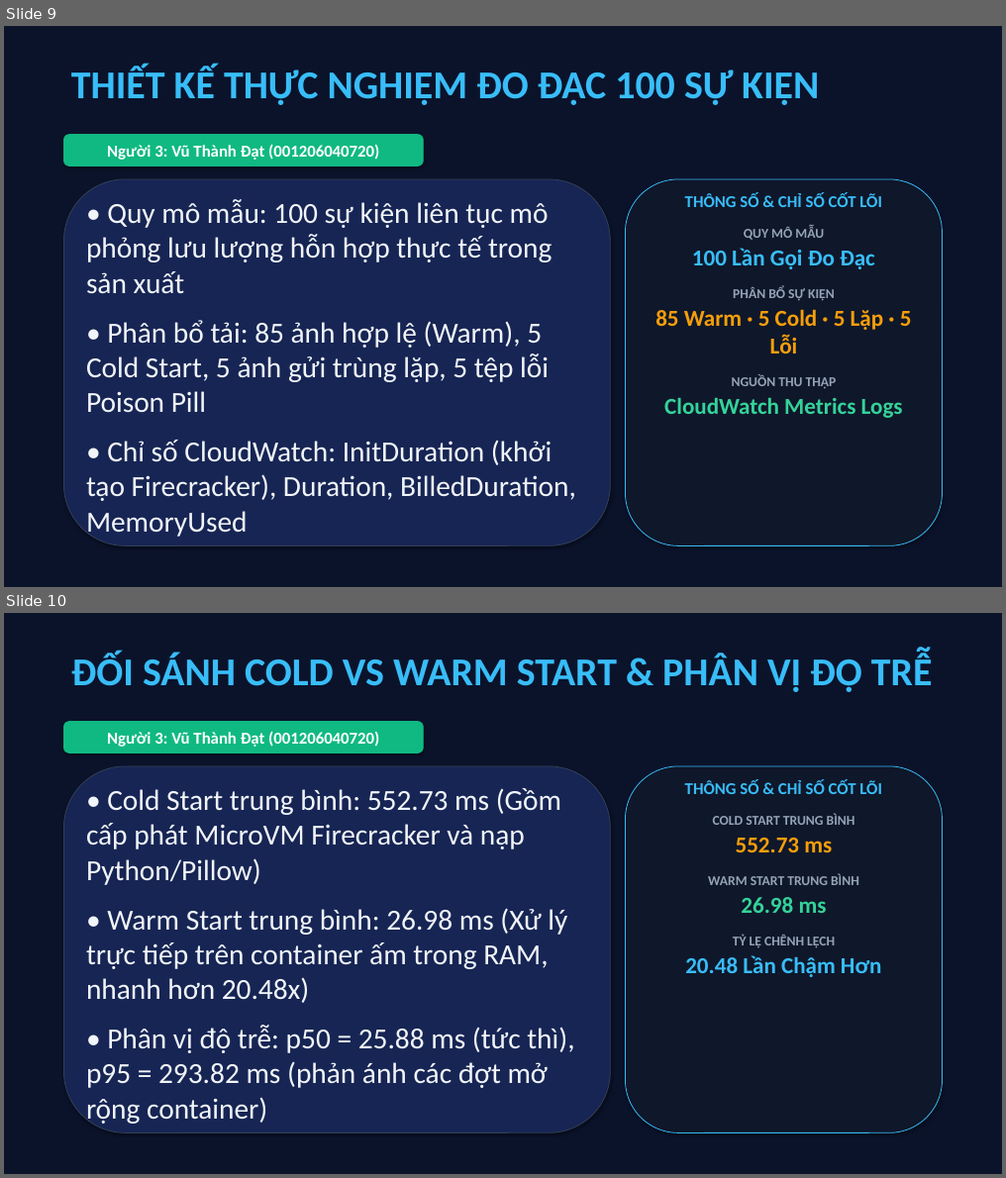
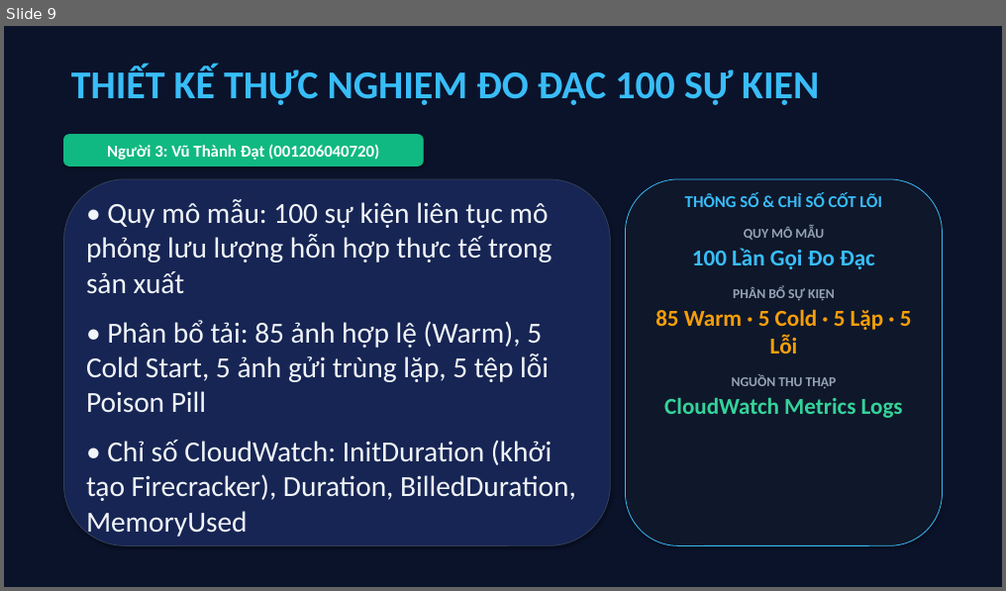
Before and after one commit to datdanghoccode/DTDM_XuLyAnh_Serverless, a slide deck: docs/DTDM_ThuyetTrinh_DeTai9.pptx. Shown one above the other, each under a label of ours: slides 9 and 10 before the commit, slide 9 after it. The pictures are 1006x1178 and 1006x591 pixels, drawn with LibreOffice and Linux fonts; fonts in the diff are those of the drawing. Boxes give left, top, right and bottom in pixels: in the first picture for what was removed or moved away, otherwise in the second. Text is boxed around its words. In the diff, an @@ line names an element or a change of style, - is before the commit and + after.

```diff
--- a/docs/DTDM_ThuyetTrinh_DeTai9.pptx
+++ b/docs/DTDM_ThuyetTrinh_DeTai9.pptx
@@ slide 10 removed at (4, 613, 1002, 1174), background #FFFFFF @@
@@ rectangle removed at (4, 613, 1002, 1174) @@
@@ text removed at (71, 653, 933, 692) @@
-ĐỐI SÁNH COLD VS WARM START & PHÂN VỊ ĐỘ TRỄ
@@ rounded rectangle removed at (63, 722, 423, 753) @@
-Người 3: Vũ Thành Đạt (001206040720)
@@ rounded rectangle removed at (63, 766, 611, 1134) @@
@@ text removed at (86, 788, 574, 1126) @@
-• Cold Start trung bình: 552.73 ms (Gồm cấp phát MicroVM Firecracker và nạp Python/Pillow)
-• Warm Start trung bình: 26.98 ms (Xử lý trực tiếp trên container ấm trong RAM, nhanh hơn 20.48x)
-• Phân vị độ trễ: p50 = 25.88 ms (tức thì), p95 = 293.82 ms (phản ánh các đợt mở rộng container)
@@ rounded rectangle removed at (626, 766, 943, 1134) @@
@@ text removed at (685, 780, 882, 977) @@
-THÔNG SỐ & CHỈ SỐ CỐT LÕI
-COLD START TRUNG BÌNH
-552.73 ms
-WARM START TRUNG BÌNH
-26.98 ms
-TỶ LỆ CHÊNH LỆCH
-20.48 Lần Chậm Hơn
```
Also in this commit, not shown: 2 slides changed, 4 slides added, 3 other slides removed, 4 other files.
